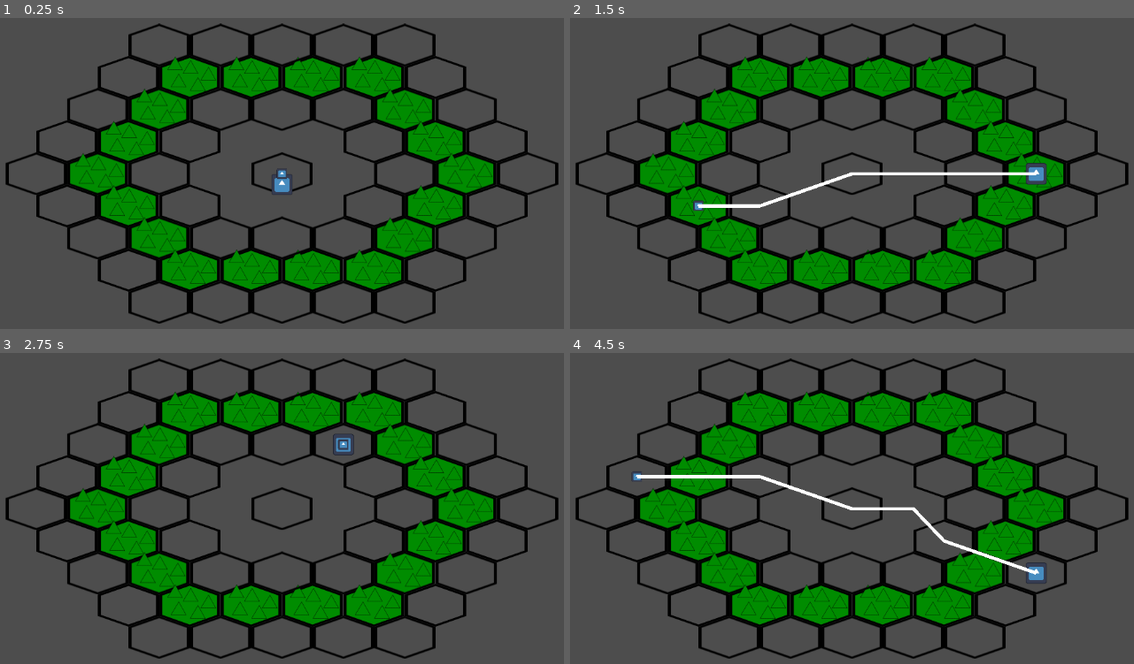
Above: before the commit, frames 1-4 (two rows, left to right).
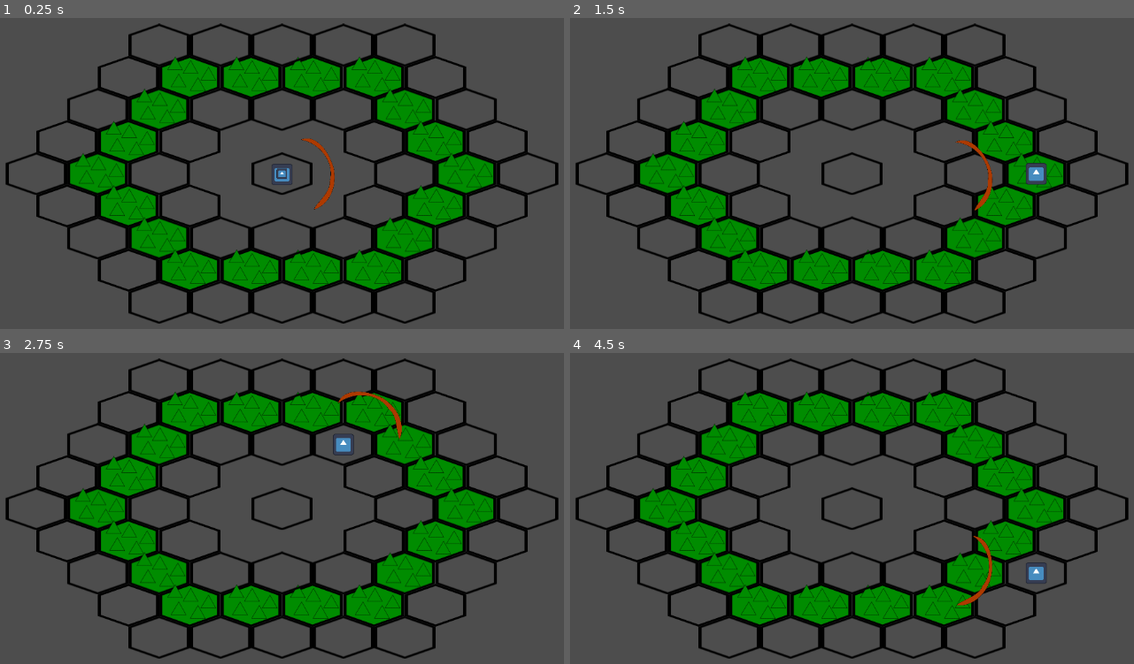
Above: after the commit, the same moments.

Repository: kestrel84/turn-based-thing
Game: Godot game, scene res://initial-scene.tscn
The game is run twice, just before and just after one commit, with the same random seed, the same clock (stepped at 60 frames per second) and the same inputs. The engine's default icon, where the game draws it, is replaced by a stand-in: a white triangle on a blue panel in a dark square.
Inputs (mouse positions are in pixels of both pictures, inside the frame that each line leads up to):
- Up to frame 1 (0.25 s): no input
- Up to frame 2 (1.5 s): tap Enter at 0.5 s; move the mouse to (1009, 164) at 0.52 s; click (1009, 164) at 0.6 s; tap Q (attack one, bound only after the commit) at 0.8, 1.35 s; tap Space at 1.25 s; move the mouse to (711, 204) at 1.27 s
- Up to frame 3 (2.75 s): click (141, 539) at 1.55 s; tap Enter at 2 s; move the mouse to (355, 430) at 2.02 s; click (355, 430) at 2.1 s; tap Q (attack one, bound only after the commit) at 2.3 s
- Up to frame 4 (4.5 s): tap Space at 2.75, 4.25 s; move the mouse to (818, 598) at 2.77 s; tap Q (attack one, bound only after the commit) at 2.85, 3.8, 4.35 s; click (818, 598) at 3.05 s; tap Enter at 3.5 s; move the mouse to (1066, 580) at 3.52 s; click (1066, 580) at 3.6 s; move the mouse to (637, 458) at 4.27 s

The runs differ from the first frame. In frame 1, 0.4% of the frame differs, in the area x 48-60%, y 38-62%; in frame 2, 1.0%; in frame 3, 0.3%; in frame 4, 1.1%, in the area x 10-83%, y 38-82%.

Commit message:
basic attack framework

Diff:
--- a/cursor.gd
+++ b/cursor.gd
@@ -1,6 +1,6 @@
 extends Sprite2D
 
-@onready var map: TileMapLayer = $"../map"
+@onready var map: TileMapLayer = $"../../map"
 
 # Called when the node enters the scene tree for the first time.
 func _ready() -> void:
@@ -11,6 +11,5 @@
 func _process(delta: float) -> void:
 	var mousepos = get_global_mouse_position()
 	#print(map.local_to_map(Vector2(mousepos.x, mousepos.y - 24)))
-	position = map.map_to_local(map.local_to_map(Vector2(mousepos.x, mousepos.y)))
-	#position.y += 17.5
+	global_position = map.map_to_local(map.local_to_map(Vector2(mousepos.x, mousepos.y)))
 	pass
--- a/initial-scene.tscn
+++ b/initial-scene.tscn
@@ -8,6 +8,7 @@
 [ext_resource type="Texture2D" uid="uid://d0rfj86rro2u4" path="res://assets/hex tile mountain.png" id="5_pxju2"]
 [ext_resource type="Script" uid="uid://bmeri6bp31rmp" path="res://cursor.gd" id="6_3sp4s"]
 [ext_resource type="Script" uid="uid://btjoebdhuqayb" path="res://player.gd" id="6_pxju2"]
+[ext_resource type="Texture2D" uid="uid://bgqmh3wnypd2e" path="res://assets/attack.png" id="8_xeg3k"]
 [ext_resource type="Script" uid="uid://cdcriv0oixeuv" path="res://path.gd" id="9_l28mh"]
 
 [sub_resource type="TileSetAtlasSource" id="TileSetAtlasSource_1bbkd"]
@@ -57,16 +58,21 @@
 [node name="Camera2D" type="Camera2D" parent="." unique_id=1286385923]
 
 [node name="player" type="Sprite2D" parent="." unique_id=2060810026]
-position = Vector2(1.1920929e-07, -1.4210855e-14)
+position = Vector2(0, -16.5)
 scale = Vector2(0.27, 0.27)
 texture = ExtResource("5_oofev")
 script = ExtResource("6_pxju2")
 
-[node name="cursor" type="Sprite2D" parent="." unique_id=1761886414]
-scale = Vector2(0.1328125, 0.1328125)
+[node name="attack" type="Sprite2D" parent="player" unique_id=956043022]
+position = Vector2(214.8148, -9.259262)
+scale = Vector2(0.80864197, 0.80864197)
+texture = ExtResource("8_xeg3k")
+
+[node name="cursor" type="Sprite2D" parent="player" unique_id=1761886414]
+scale = Vector2(0.49189815, 0.49189815)
 texture = ExtResource("5_oofev")
 script = ExtResource("6_3sp4s")
 
-[node name="path" type="Line2D" parent="cursor" unique_id=517834555]
+[node name="path" type="Line2D" parent="player/cursor" unique_id=517834555]
 width = 41.085
 script = ExtResource("9_l28mh")
--- a/path.gd
+++ b/path.gd
@@ -1,7 +1,7 @@
 extends Line2D
 
-@onready var map: TileMapLayer = $"../../map"
-@onready var player: Sprite2D = $"../../player"
+@onready var map: TileMapLayer = $"../../../map"
+@onready var player: Sprite2D = $"../../../player"
 @onready var cursor: Sprite2D = $".."
 
 var astar_grid: AStarGrid2D = AStarGrid2D.new()
@@ -16,8 +16,8 @@
 
 # Called every frame. 'delta' is the elapsed time since the previous frame.
 func _process(delta: float) -> void:
-	var player_map_coords = Vector2i(map.local_to_map(player.position))
-	var cursor_map_coords = Vector2i(map.local_to_map(cursor.position))
+	var player_map_coords = Vector2i(map.local_to_map(player.global_position))
+	var cursor_map_coords = Vector2i(map.local_to_map(cursor.global_position))
 
 	var path_map_coords = astar_grid.get_point_path(player_map_coords, cursor_map_coords)
 
--- a/player.gd
+++ b/player.gd
@@ -1,6 +1,10 @@
 extends Sprite2D
 
 @onready var map: TileMapLayer = $"../map"
+@onready var attack_hitbox: Sprite2D = $"attack"
+@onready var cursor: Sprite2D = $"cursor"
+
+var attacking: bool = false;
 
 # Called when the node enters the scene tree for the first time.
 func _ready() -> void:
@@ -9,8 +13,38 @@
 
 # Called every frame. 'delta' is the elapsed time since the previous frame.
 func _process(delta: float) -> void:
+	var mousepos = get_global_mouse_position()
+
 	if Input.is_action_just_pressed("click"):
-		var mousepos = get_global_mouse_position()
-		position = map.map_to_local(map.local_to_map(Vector2(mousepos.x, mousepos.y)))
-		#position.y += 17.5
-	pass
+		if attacking:
+			attack()
+		else:
+			position = map.map_to_local(map.local_to_map(Vector2(mousepos.x, mousepos.y)))
+
+	if Input.is_action_just_pressed("attack one"):
+		trigger_attack()
+
+	if attacking:
+		var local_mouse_pos = to_local(mousepos)
+		var attack_pos = local_mouse_pos.normalized() * 222
+		var map_attack_pos = map.map_to_local(map.local_to_map(to_global(attack_pos)))
+		attack_hitbox.global_position = map_attack_pos
+		attack_hitbox.rotation = map_attack_pos.angle()
+		print(snappedf(map_attack_pos.angle(), 0.001))
+
+
+
+
+
+
+func trigger_attack():
+	print("triggering attack")
+	attacking = true
+	cursor.visible = false
+	attack_hitbox.visible = true
+
+func attack():
+	print("attacking")
+	attacking = false
+	cursor.visible = true
+	attack_hitbox.visible = false
--- a/project.godot
+++ b/project.godot
@@ -22,6 +22,11 @@
 "events": [Object(InputEventMouseButton,"resource_local_to_scene":false,"resource_name":"","device":-1,"window_id":0,"a …(253 unchanged characters)…
 ]
 }
+"attack one"={
+"deadzone": 0.2,
+"events": [Object(InputEventKey,"resource_local_to_scene":false,"resource_name":"","device":-1,"window_id":0,"alt_pressed":false,"shift_pressed":false,"ctrl_pressed":false,"meta_pressed":false,"pressed":false,"keycode":0,"physical_keycode":81,"key_label":0,"unicode":113,"location":0,"echo":false,"script":null)
+]
+}
 
 [physics]
 
Binary file added: assets/attack.png
Not shown, added: assets/attack.png.import
Binary file added: assets/circle.png
Not shown, added: assets/circle.png.import
